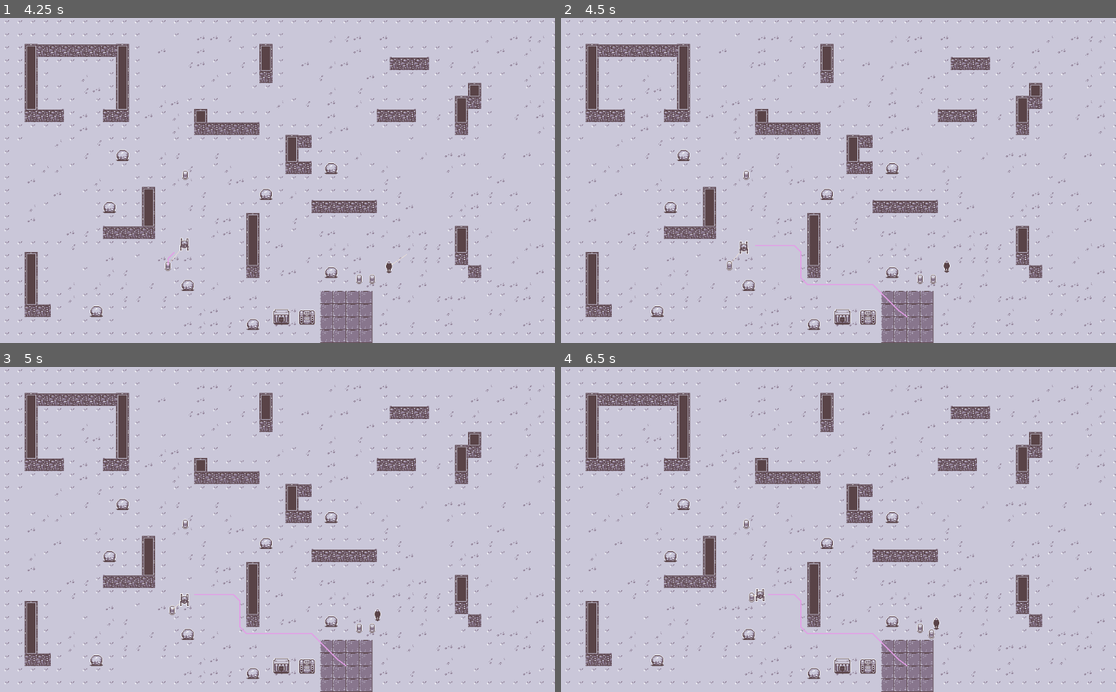
Above: before the commit, frames 1-4 (two rows, left to right).
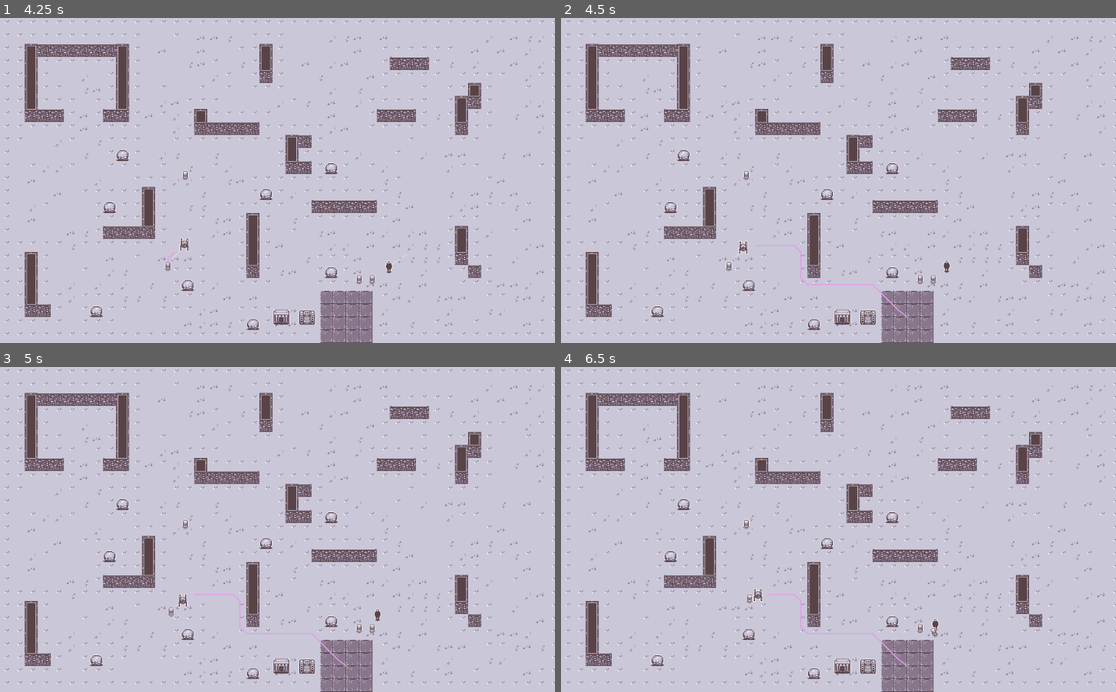
Above: after the commit, the same moments.

Repository: Fris0uman/Symbiotic_scavenger
Game: Godot game, scene res://assets/Scenes/World.tscn
Two runs of this game, one before a commit and one after it. Both use one fixed random seed, a clock stepped at 60 frames per second and the inputs below.
Inputs (mouse positions are in pixels of both pictures, inside the frame that each line leads up to):
- Up to frame 1 (4.25 s): move the mouse to (399, 164) at 0.52 s; hold D (move_right) 0.53-1.28 s; hold E (grab) 0.53-1.28 s; move the mouse to (166, 196) at 1.27 s; hold S (move_down) 1.28-2.03 s; click (166, 196) at 1.35 s; move the mouse to (333, 109) at 2.02 s; hold D (move_right) 2.03-2.78 s; hold E (grab) 2.03-2.78 s; move the mouse to (249, 245) at 2.77 s; hold Up (move_up) 2.78-3.53 s; click (249, 245) at 2.85 s; move the mouse to (444, 229) at 3.52 s; hold A (move_left) from 3.53 s (still down); hold E (grab) from 3.53 s (still down)
- Up to frame 2 (4.5 s): keep holding A (move_left); move the mouse to (672, 131) at 4.27 s; release E (grab) at 4.28 s; click (672, 131) at 4.35 s
- Up to frame 3 (5 s): keep holding A (move_left)
- Up to frame 4 (6.5 s): move the mouse to (866, 529) at 5.02 s; release A (move_left) at 5.03 s; hold S (move_down) 5.03-5.78 s; hold E (grab) 5.03-5.78 s; move the mouse to (755, 448) at 5.77 s; hold D (move_right) from 5.78 s (still down); click (755, 448) at 5.85 s

Frame 1 is identical in both runs. In frame 2, less than 0.1% of the frame differs, in the area x 29-34%, y 68-78%; in frame 3, less than 0.1%; in frame 4, 0.2%, in the area x 33-69%, y 68-84%.

Commit message:
Falicitate navigation with smaller hitboxes

Diff:
--- a/assets/Scenes/Body.tscn
+++ b/assets/Scenes/Body.tscn
@@ -3,8 +3,9 @@
 [ext_resource path="res://assets/cdda_sprites/30gal_drum_winter.png" type="Texture" id=1]
 [ext_resource path="res://src/Body.gd" type="Script" id=2]
 
-[sub_resource type="RectangleShape2D" id=1]
-extents = Vector2( 5.5, 8.5 )
+[sub_resource type="CapsuleShape2D" id=1]
+radius = 4.5
+height = 6.0
 
 [node name="Body" type="RigidBody2D" groups=["Ressource"]]
 z_index = 1
--- a/assets/Scenes/Player.tscn
+++ b/assets/Scenes/Player.tscn
@@ -3,8 +3,9 @@
 [ext_resource path="res://assets/cdda_sprites/player_male_season_winter.png" type="Texture" id=1]
 [ext_resource path="res://src/Player.gd" type="Script" id=2]
 
-[sub_resource type="RectangleShape2D" id=1]
-extents = Vector2( 6.5, 10 )
+[sub_resource type="CapsuleShape2D" id=1]
+radius = 5.0
+height = 3.0
 
 [node name="Player" type="RigidBody2D" groups=["Actor"]]
 z_index = 1
@@ -18,7 +19,7 @@
 texture = ExtResource( 1 )
 
 [node name="CollisionShape2D" type="CollisionShape2D" parent="."]
-position = Vector2( 0.5, -1 )
+position = Vector2( 1, 0 )
 shape = SubResource( 1 )
 
 [node name="RayCast2D" type="RayCast2D" parent="."]
--- a/assets/Scenes/Robot.tscn
+++ b/assets/Scenes/Robot.tscn
@@ -3,8 +3,9 @@
 [ext_resource path="res://assets/cdda_sprites/mon_eyebot_season_winter.png" type="Texture" id=1]
 [ext_resource path="res://src/Robot.gd" type="Script" id=2]
 
-[sub_resource type="RectangleShape2D" id=1]
-extents = Vector2( 6.5, 10 )
+[sub_resource type="CapsuleShape2D" id=3]
+radius = 6.0
+height = 4.0
 
 [sub_resource type="CircleShape2D" id=2]
 radius = 150.0
@@ -20,7 +21,7 @@
 texture = ExtResource( 1 )
 
 [node name="CollisionShape2D" type="CollisionShape2D" parent="."]
-shape = SubResource( 1 )
+shape = SubResource( 3 )
 
 [node name="RayCast2D" type="RayCast2D" parent="."]
 enabled = true
@@ -36,3 +37,5 @@
 
 [node name="AwarnessShape2D" type="CollisionShape2D" parent="Area2D"]
 shape = SubResource( 2 )
+
+[node name="NavigationAgent2D" type="NavigationAgent2D" parent="."]
--- a/src/Actor.gd
+++ b/src/Actor.gd
@@ -16,7 +16,7 @@
 signal grab_ray_hit(collider, emitter)
 signal grab_release(grabbed,grabber)
 
-func _physics_process(delta: float) -> void:
+func _physics_process(_delta: float) -> void:
 	if _grabbed_object != null:
 		apply_grab(_grabbed_object)
 
--- a/src/Robot.gd
+++ b/src/Robot.gd
@@ -11,6 +11,8 @@
 onready var line:= $Line2D
 onready var awarness_area:= $Area2D
 onready var collision_shape:= $CollisionShape2D
+#TODO: figure out navigation agent
+#onready var nav_agent:= $NavigationAgent2D
 
 func _ready() -> void:
 	set_process(true)
@@ -66,6 +68,8 @@
 
 func make_path(destination: Vector2)->PoolVector2Array:
 	var path= Nav.get_simple_path(position,destination,false)
+	#TODO: figure out navigation agent
+	#var path = Navigation2DServer.map_get_path(nav_agent.get_navigation_map() ,position,destination, false)
 	line.points = path
 	return path
 
